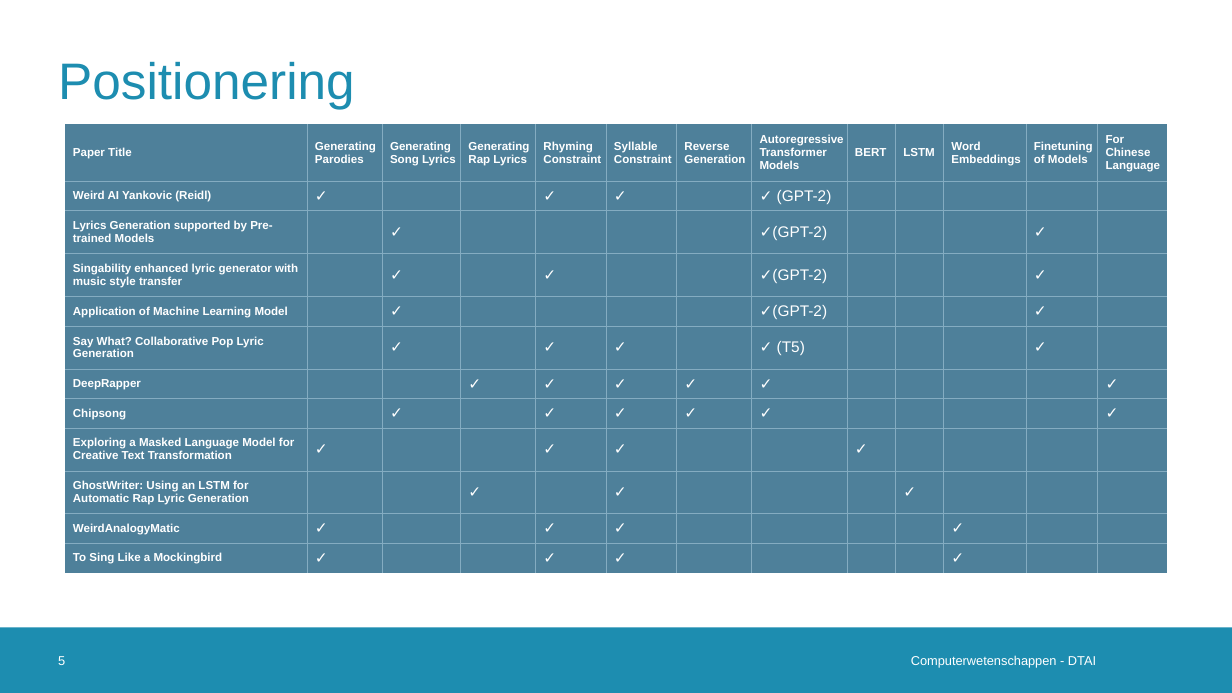
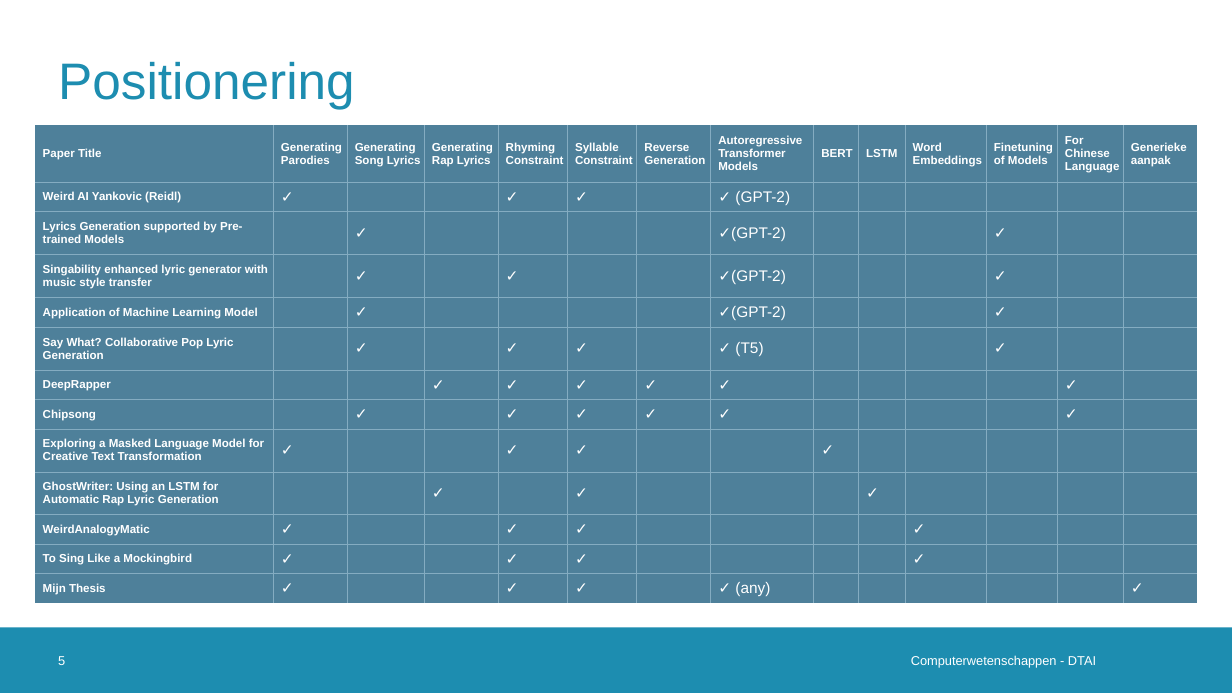
Before and after one commit to Alintermans/Thesis, a slide deck: slide 5 of Presentations/Second Intermediate Presentation/Presentation.pptx. Drawn at 1232x693 pixels with LibreOffice and Linux fonts; fonts in the diff are those of the drawing; background and template pictures are left out. Boxes give left, top, right and bottom in pixels: in the first picture for what was removed or moved away, otherwise in the second. Text is boxed around its words. In the diff, an @@ line names an element or a change of style, - is before the commit and + after.

```diff
--- a/Presentations/Second Intermediate Presentation/Presentation.pptx
+++ b/Presentations/Second Intermediate Presentation/Presentation.pptx
@@ table at (x1=35, y1=125, x2=1199, y2=612) @@
-Paper Title | Generating Parodies | Generating Song Lyrics | Generating Rap Lyrics | Rhyming Constraint | Syllable Constraint | Reverse Generation | Autoregressive Transformer Models | BERT | LSTM | Word Embeddings | Finetuning of Models | For Chinese Language
-Weird AI Yankovic (Reidl) | ✓ |  |  | ✓ | ✓ |  | ✓ (GPT-2) |  |  |  |  | 
-Lyrics Generation supported by Pre-trained Models |  | ✓ |  |  |  |  | ✓(GPT-2) |  |  |  | ✓ | 
-Singability enhanced lyric generator with music style transfer |  | ✓ |  | ✓ |  |  | ✓(GPT-2) |  |  |  | ✓ | 
-Application of Machine Learning Model |  | ✓ |  |  |  |  | ✓(GPT-2) |  |  |  | ✓ | 
-Say What? Collaborative Pop Lyric Generation |  | ✓ |  | ✓ | ✓ |  | ✓ (T5) |  |  |  | ✓ | 
-DeepRapper |  |  | ✓ | ✓ | ✓ | ✓ | ✓ |  |  |  |  | ✓
-Chipsong |  | ✓ |  | ✓ | ✓ | ✓ | ✓ |  |  |  |  | ✓
-Exploring a Masked Language Model for Creative Text Transformation | ✓ |  |  | ✓ | ✓ |  |  | ✓ |  |  |  | 
-GhostWriter: Using an LSTM for Automatic Rap Lyric Generation |  |  | ✓ |  | ✓ |  |  |  | ✓ |  |  | 
-WeirdAnalogyMatic | ✓ |  |  | ✓ | ✓ |  |  |  |  | ✓ |  | 
-To Sing Like a Mockingbird | ✓ |  |  | ✓ | ✓ |  |  |  |  | ✓ |  | 
+Paper Title | Generating Parodies | Generating Song Lyrics | Generating Rap Lyrics | Rhyming Constraint | Syllable Constraint | Reverse Generation | Autoregressive Transformer Models | BERT | LSTM | Word Embeddings | Finetuning of Models | For Chinese Language | Generieke aanpak
+Weird AI Yankovic (Reidl) | ✓ |  |  | ✓ | ✓ |  | ✓ (GPT-2) |  |  |  |  |  | 
+Lyrics Generation supported by Pre-trained Models |  | ✓ |  |  |  |  | ✓(GPT-2) |  |  |  | ✓ |  | 
+Singability enhanced lyric generator with music style transfer |  | ✓ |  | ✓ |  |  | ✓(GPT-2) |  |  |  | ✓ |  | 
+Application of Machine Learning Model |  | ✓ |  |  |  |  | ✓(GPT-2) |  |  |  | ✓ |  | 
+Say What? Collaborative Pop Lyric Generation |  | ✓ |  | ✓ | ✓ |  | ✓ (T5) |  |  |  | ✓ |  | 
+DeepRapper |  |  | ✓ | ✓ | ✓ | ✓ | ✓ |  |  |  |  | ✓ | 
+Chipsong |  | ✓ |  | ✓ | ✓ | ✓ | ✓ |  |  |  |  | ✓ | 
+Exploring a Masked Language Model for Creative Text Transformation | ✓ |  |  | ✓ | ✓ |  |  | ✓ |  |  |  |  | 
+GhostWriter: Using an LSTM for Automatic Rap Lyric Generation |  |  | ✓ |  | ✓ |  |  |  | ✓ |  |  |  | 
+WeirdAnalogyMatic | ✓ |  |  | ✓ | ✓ |  |  |  |  | ✓ |  |  | 
+To Sing Like a Mockingbird | ✓ |  |  | ✓ | ✓ |  |  |  |  | ✓ |  |  | 
+Mijn Thesis | ✓ |  |  | ✓ | ✓ |  | ✓ (any) |  |  |  |  |  | ✓
@@ table resized from (x1=65, y1=124, x2=1165, y2=579) to (x1=35, y1=125, x2=1199, y2=612) @@
```
Also in this commit, not shown: 8 other slides changed, 2 other files.
